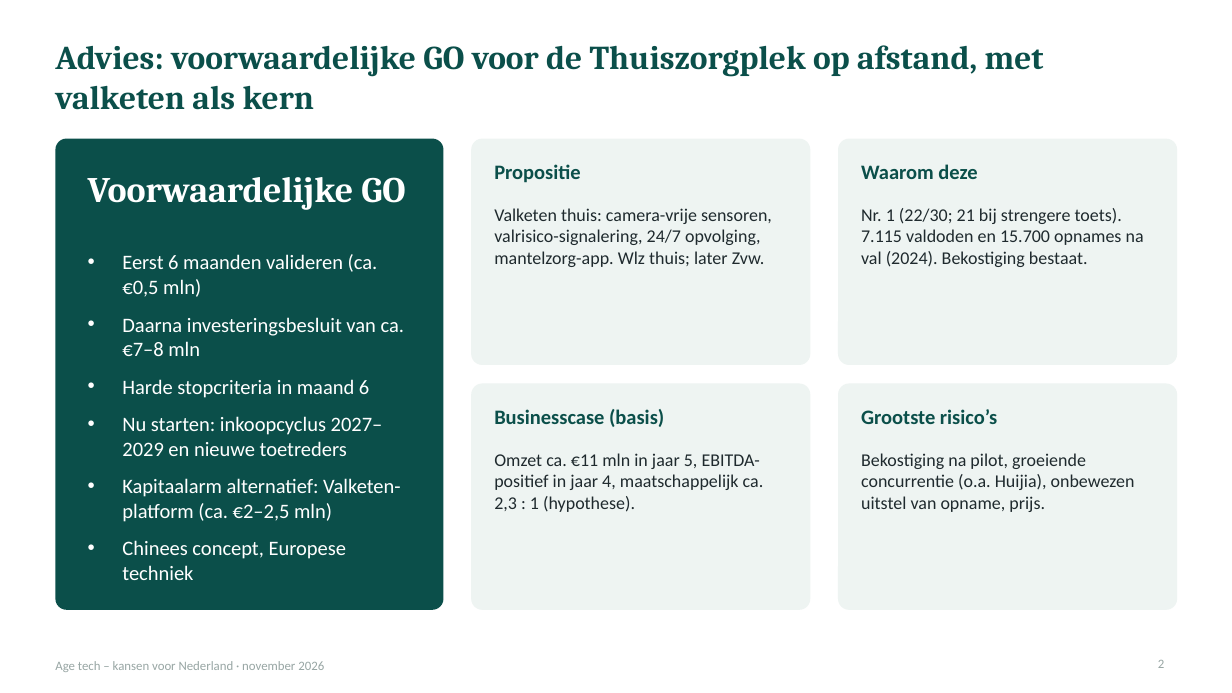
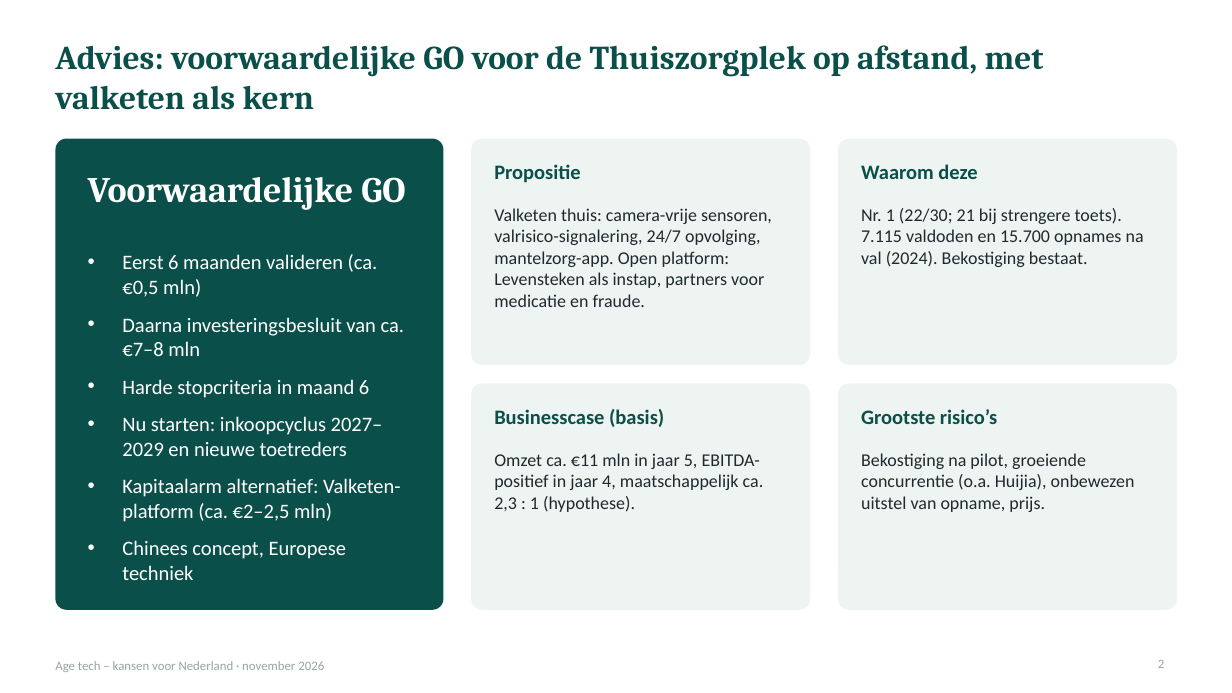
Before and after one commit to robruijn/Four-Seasons-Rome-2026, a slide deck: slide 2 of AgeTech_kansen_Nederland.pptx. Drawn at 1232x693 pixels with LibreOffice and Linux fonts; fonts in the diff are those of the drawing. Boxes give left, top, right and bottom in pixels: in the first picture for what was removed or moved away, otherwise in the second. Text is boxed around its words. In the diff, an @@ line names an element or a change of style, - is before the commit and + after.

```diff
--- a/AgeTech_kansen_Nederland.pptx
+++ b/AgeTech_kansen_Nederland.pptx
@@ text at [494,208,772,307]: text changed @@
-Valketen thuis: camera-vrije sensoren, valrisico-signalering, 24/7 opvolging, mantelzorg-app. Wlz thuis; later Zvw.
+Valketen thuis: camera-vrije sensoren, valrisico-signalering, 24/7 opvolging, mantelzorg-app. Open platform: Levensteken als instap, partners voor medicatie en fraude.
```
Also in this commit, not shown: 13 other slides changed.
